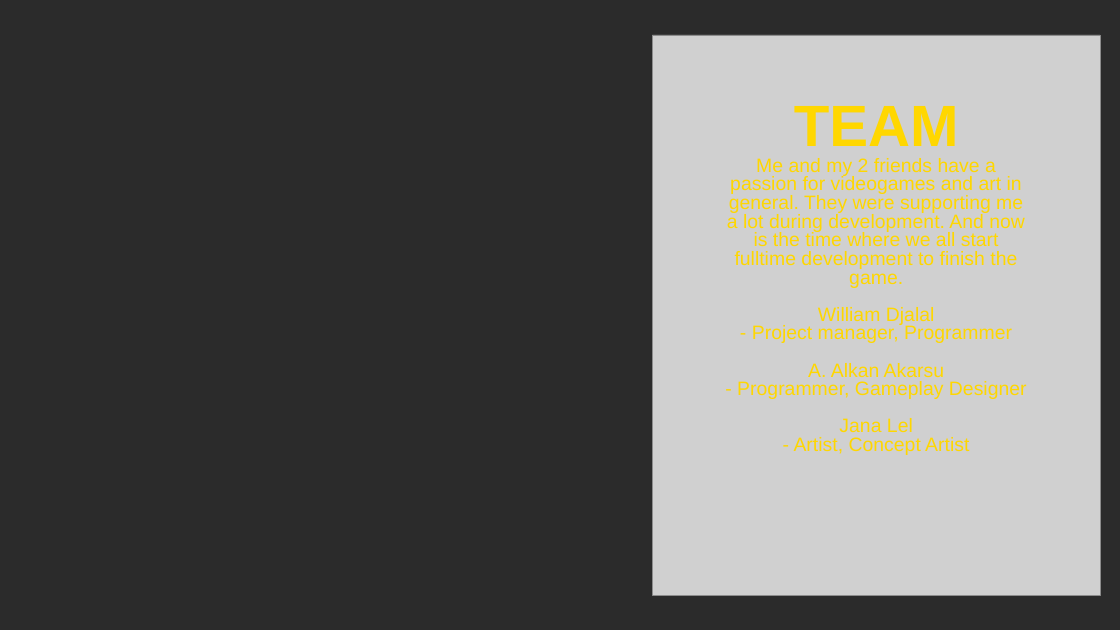
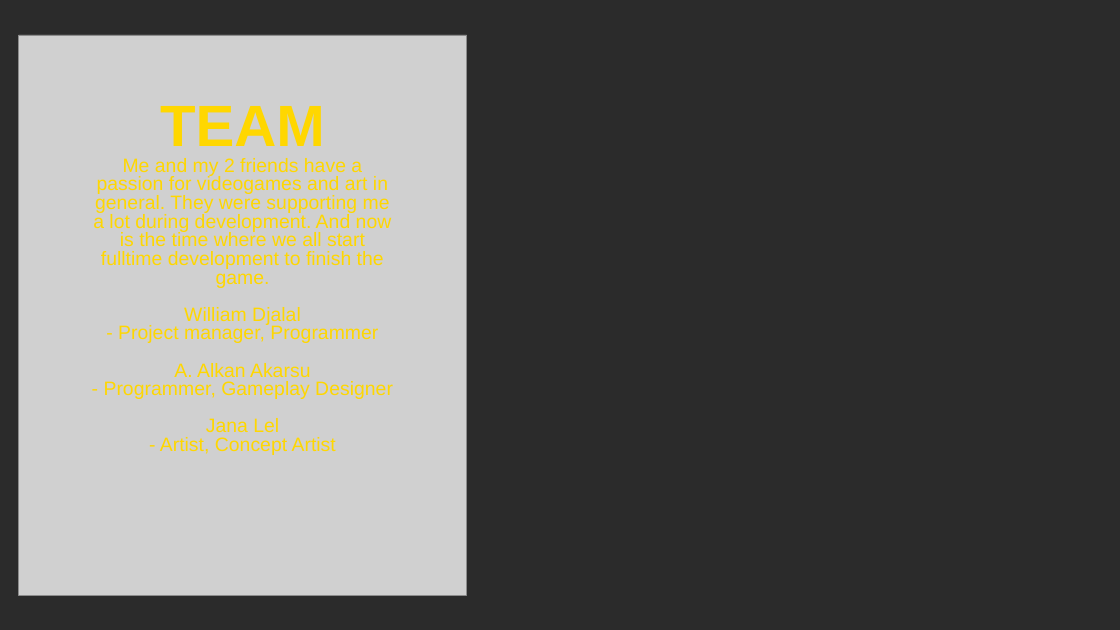
Before and after one commit to SoulPixelIV/casa-de-diamantes, a slide deck: slide 5 of CasaDeDiamantes.odp. Drawn at 1120x630 pixels with LibreOffice and Linux fonts; fonts in the diff are those of the drawing; grey boxes stand for pictures; background and template pictures are left out; a plain dark background stands for a picture behind light text. Boxes give left, top, right and bottom in pixels: in the first picture for what was removed or moved away, otherwise in the second. Text is boxed around its words. In the diff, an @@ line names an element or a change of style, - is before the commit and + after.

```diff
--- a/CasaDeDiamantes.odp
+++ b/CasaDeDiamantes.odp
@@ picture: place and size @@
-picture at (652, 35, 1100, 596)
+picture at (18, 35, 466, 596)
@@ title "TEAM Me and my 2 ...": place and size @@
-title "TEAM Me and my 2 ..." at (727, 106, 1027, 455)
+title "TEAM Me and my 2 ..." at (93, 106, 393, 455)
```
Also in this commit, not shown: 1 other slide changed, 5 other files.
